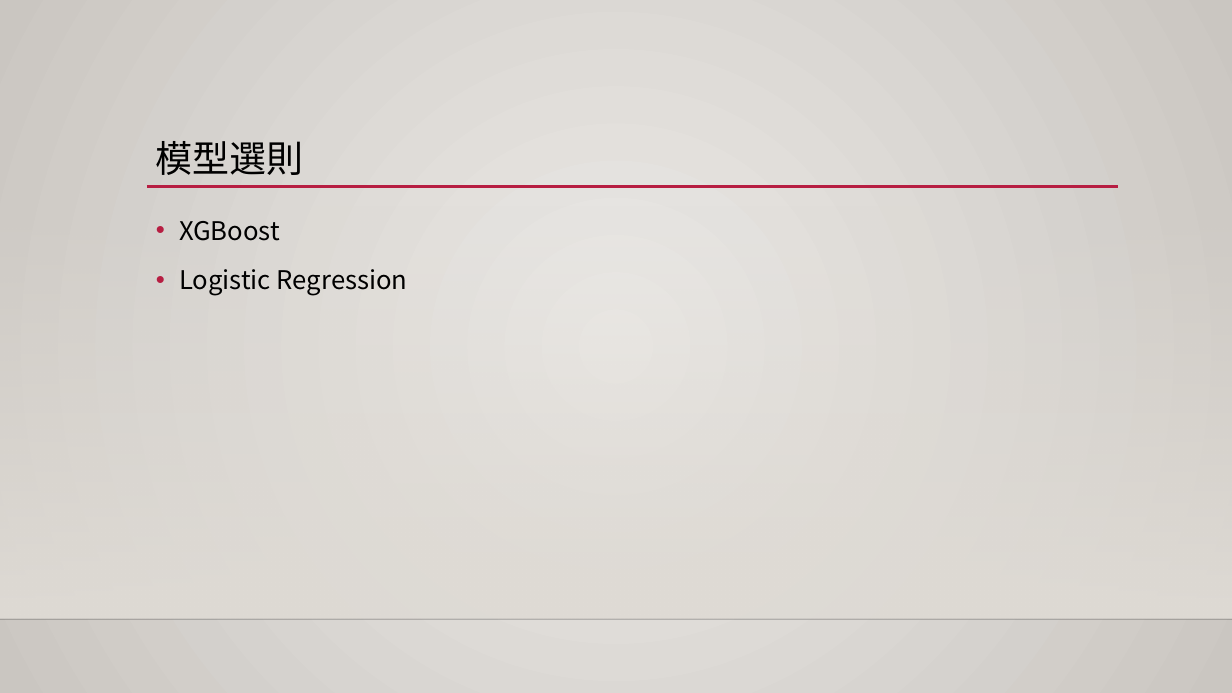
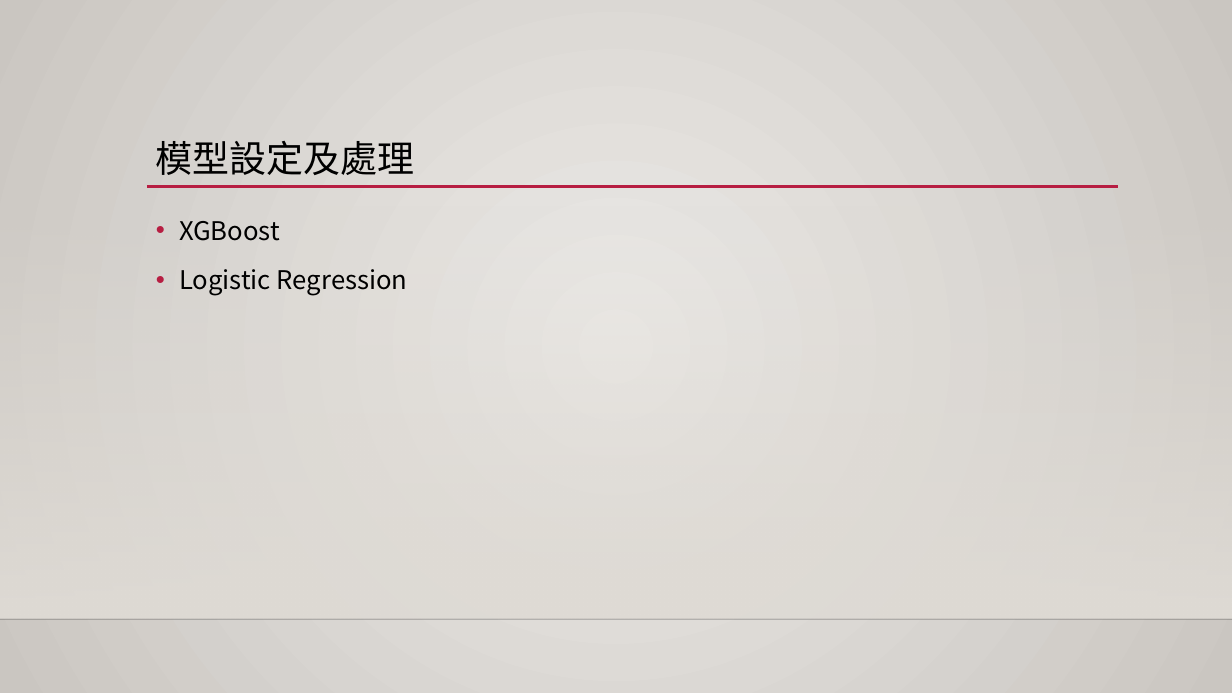
Before and after one commit to 1082-datascience/finalproject-finalproject-1082ds_group3, a slide deck: slide 28 of docs/final_report.pptx (slide 27 before the commit). Drawn at 1232x693 pixels with LibreOffice and Linux fonts; fonts in the diff are those of the drawing; background and template pictures are left out. Boxes give left, top, right and bottom in pixels: in the first picture for what was removed or moved away, otherwise in the second. Text is boxed around its words. In the diff, an @@ line names an element or a change of style, - is before the commit and + after.

```diff
--- a/docs/final_report.pptx
+++ b/docs/final_report.pptx
@@ title at box(156, 141, 415, 175): text changed @@
-模型選則
+模型設定及處理
```
Also in this commit, not shown: 11 other slides changed, 3 slides added.
